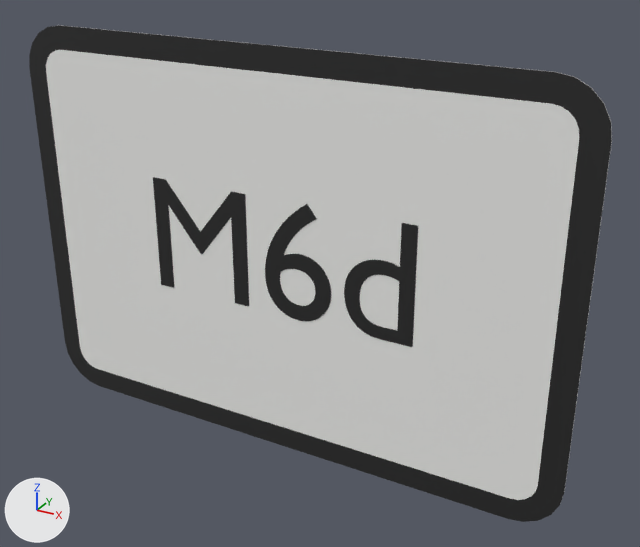
The glTF model panneaux/11_M_panonceaux/M6d.glb, before and after one commit.
Before and after are seen from a camera (50 mm lens) standing at (0.352, -0.568, 0.284) and looking at (0.033, 0.013, -0.007). Every picture has the same lights, and +X, +Y and +Z are marked at lower left. The first picture is the older version. Where no turn or scale is listed for an object, it has been applied to the vertices. Vertices at exactly the same position are counted once.

Names of what the first picture shows: 'M6d_cadre00', 'M6d_fond01', 'M6d_txt02' and 1 more.
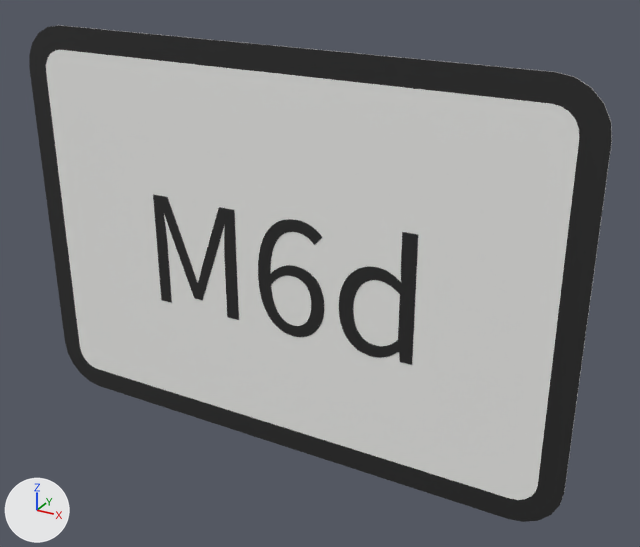
Location of each change, (x1, y1, x2, y2) in pixels of the pictures (640 x 547 px; the box of a moved part takes in the faces that stretch with it):
'M6d_txt02', reshaped
    before: (153, 177, 418, 347)
    after: (153, 194, 418, 365)
part 1 of me_t_463, rebuilt
    before: (265, 204, 331, 321)
    after: (258, 219, 324, 337)
part 2 of me_t_463, rebuilt (10% narrower)
    before: (153, 177, 249, 306)
    after: (153, 194, 239, 320)
part 3 of me_t_463, moved or reshaped
    before: (344, 223, 418, 347)
    after: (339, 232, 418, 365)

The change in detail:
me_t_463 is used by ob_m6d_txt02; location (0.0, -0.0023, 0.0).
me_t_463 had 428 vertices, 852 faces and spanned x -0.121..0.123, y 0.0, z -0.045..0.057.
me_t_463 now has 630 vertices, 1256 faces and spans x -0.122..0.123, y 0.0, z -0.061..0.049.
me_t_463 part 1: the loose piece of 242 vertices spanning x -0.01..0.051, y 0.0, z -0.045..0.057 is rebuilt with 290 vertices and now spans x -0.017..0.045, y 0.0, z -0.061..0.042.
me_t_463 part 2: the loose piece of 30 vertices spanning x -0.121..-0.027, y 0.0, z -0.044..0.056 is rebuilt with 132 vertices and now spans x -0.122..-0.039, y 0.0, z -0.059..0.041.
me_t_463 part 3: 4 vertices moved within x 0.109..0.11, y 0.0, z 0.009..0.021; 152 vertices removed from x 0.063..0.123, y 0.0, z -0.044..0.056; 204 vertices added at x 0.058..0.123, y 0.0, z -0.061..0.049.
